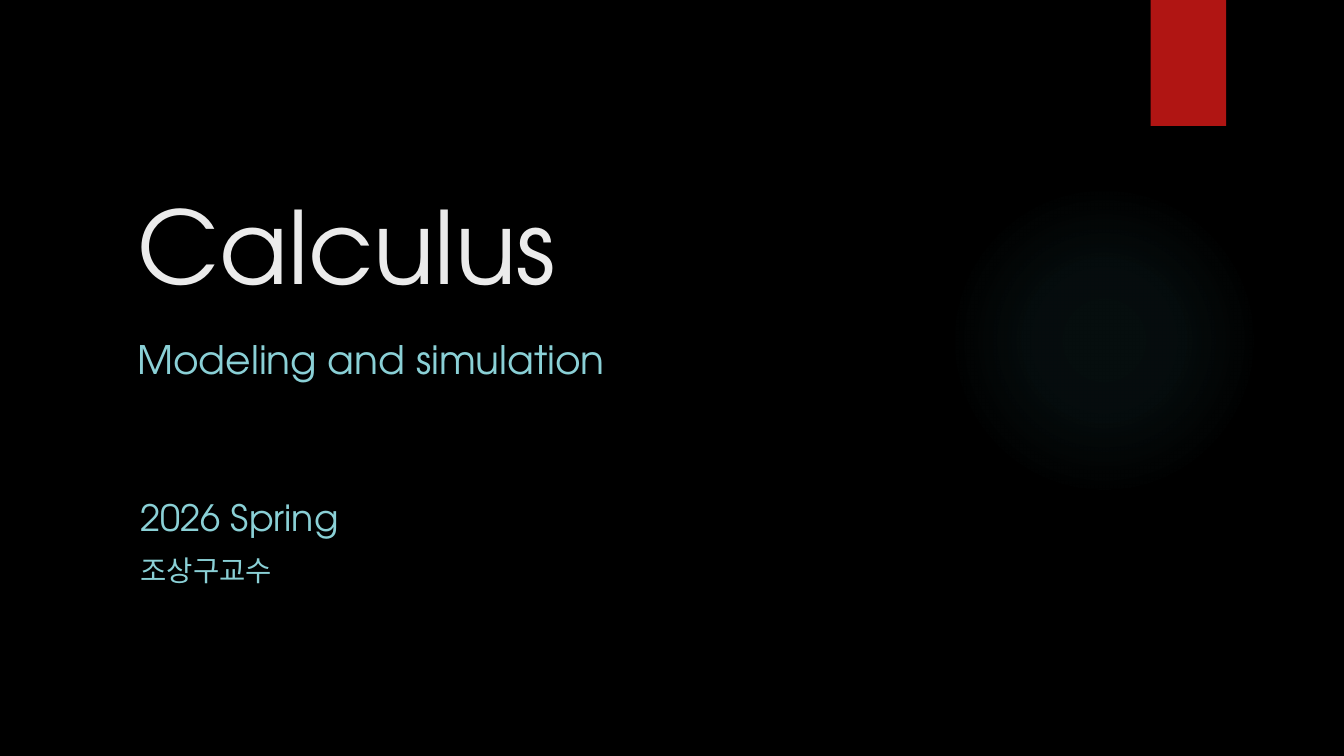
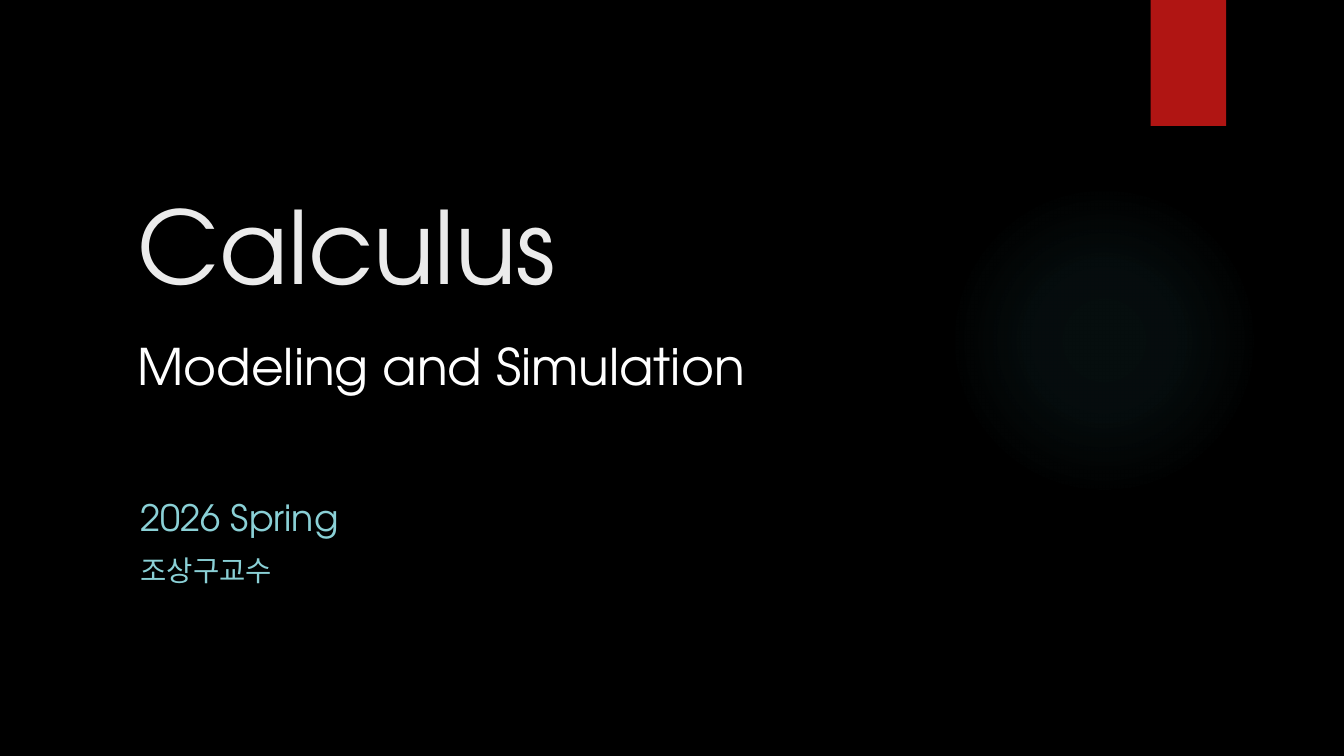
Before and after one commit to ancestor9/mathematics-for-machine-learning, a slide deck: slide 1 of Calculus/Calculus.pptx. Drawn at 1344x756 pixels with LibreOffice and Linux fonts; fonts in the diff are those of the drawing; background and template pictures are left out. Boxes give left, top, right and bottom in pixels: in the first picture for what was removed or moved away, otherwise in the second. Text is boxed around its words. In the diff, an @@ line names an element or a change of style, - is before the commit and + after.

```diff
--- a/Calculus/Calculus.pptx
+++ b/Calculus/Calculus.pptx
@@ subtitle at bbox=[137, 347, 745, 396]: text changed; size 28 to 36 pt; text colour #8AD0D6 to #FFFFFF @@
-Modeling and simulation
+Modeling and Simulation
```
Also in this commit, not shown: 9 other slides changed, 6 slides added, 1 slide removed.
